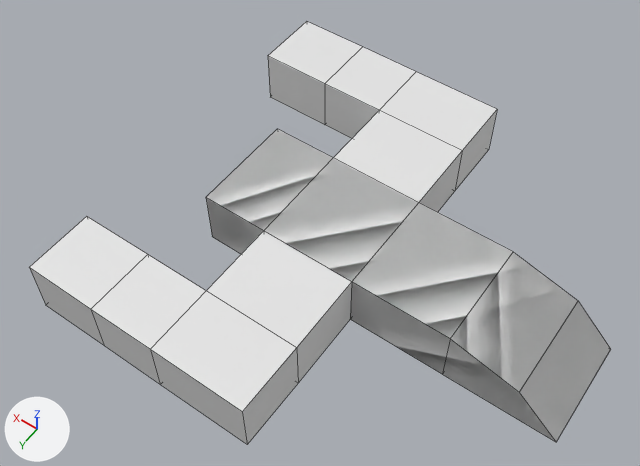
One commit to the Blender file Assets/Models/PlayerShip.blend: the scene before it, then after it.
The view is the same before and after, from a 50 mm camera at (-2.39, 5.06, 8.25) aimed at (1.09, 0.18, 0.59). The axes (+X, +Y, +Z) are drawn at lower left. The lights are the same throughout. Mesh edges are drawn as thin lines.

The scene before the commit, as lines of its bpy script (objects in view):
```python
me_cube = bpy.data.meshes.new('Cube')
me_cube.from_pydata(...)  # 72 vertices, 68 faces; spans x -2.43..2.43, y -3.17..2.09, z -0.81..-0.1
me_cube.materials.append(mat_material)  # white #e7e7e7
ob_cube = bpy.data.objects.new('Cube', me_cube)
ob_cube.location = (0.0, 0.0, 0.0)
ob_cube.rotation_euler = (3.142, 0.0, -1.571)  # degrees (180, 0, -90)
```
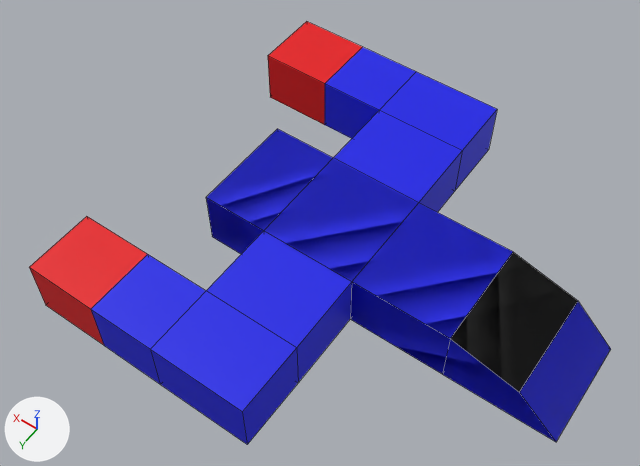
Commit message: Added color to the player ship

Diff of the bpy script that builds the scene:
```diff
--- a/Assets/Models/PlayerShip.blend.py
+++ b/Assets/Models/PlayerShip.blend.py
@@ mat_window @@
+mat_window = principled_material('Window')
+mat_window.base_color = (0.0, 0.0, 0.0)  # black #000000
@@ mat_engine @@
+mat_engine = principled_material('Engine')
+mat_engine.base_color = (0.8, 0.0, 0.00335)  # red #e7000b
@@ mat_body @@
+mat_body = principled_material('Body')
+mat_body.base_color = (0.00377, 0.00741, 0.8)  # blue #0c15e7
@@ me_cube @@
 me_cube.from_pydata(...)  # 72 vertices, 68 faces; spans x -2.43..2.43, y -3.17..2.09, z -0.81..-0.1
 # used by ob_cube; location = (0.0, 0.0, 0.0); rotation_euler = (3.142, 0.0, -1.571), in degrees (180, 0, -90)
+# me_cube part 1: all 2 faces centred in x 0.0, y 1.2, z -0.69 switch from mat_material (white #e7e7e7) to mat_window (black #000000)
+# me_cube part 2: 46 of the faces centred in x -2.43..2.43, y -2.29..0.22, z -0.81..-0.1 switch from mat_material (white #e7e7e7) to mat_body (blue #0c15e7)
+# me_cube part 3: 6 of the faces centred in x -0.65..0.0, y 1.32..1.84, z -0.4..-0.1 switch from mat_material (white #e7e7e7) to mat_body (blue #0c15e7)
+# me_cube part 4: all 10 faces centred in x -2.43..2.43, y -3.17..-2.73, z -0.81..-0.1 switch from mat_material (white #e7e7e7) to mat_engine (red #e7000b)
```

Location of each change, (x1, y1, x2, y2) in pixels of the pictures (640 x 466 px):
part 1 of me_cube, recoloured (white to black)
    both: (450, 252, 578, 392)
part 2 of me_cube, recoloured (white to blue)
    both: (91, 47, 513, 445)
part 3 of me_cube, recoloured (white to blue)
    both: (442, 302, 611, 442)
part 4 of me_cube, recoloured (white to red)
    both: (29, 21, 362, 345)
